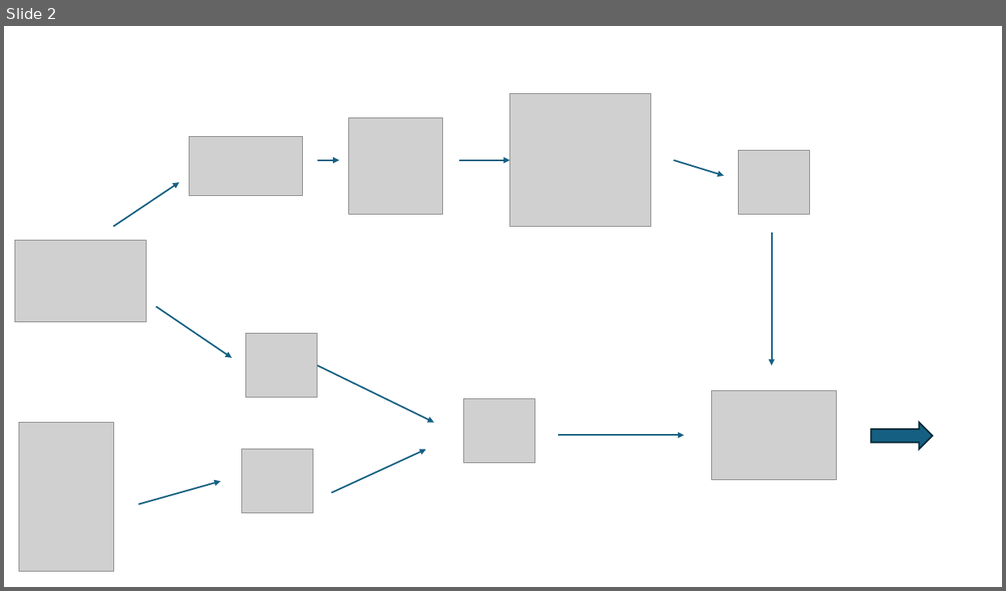
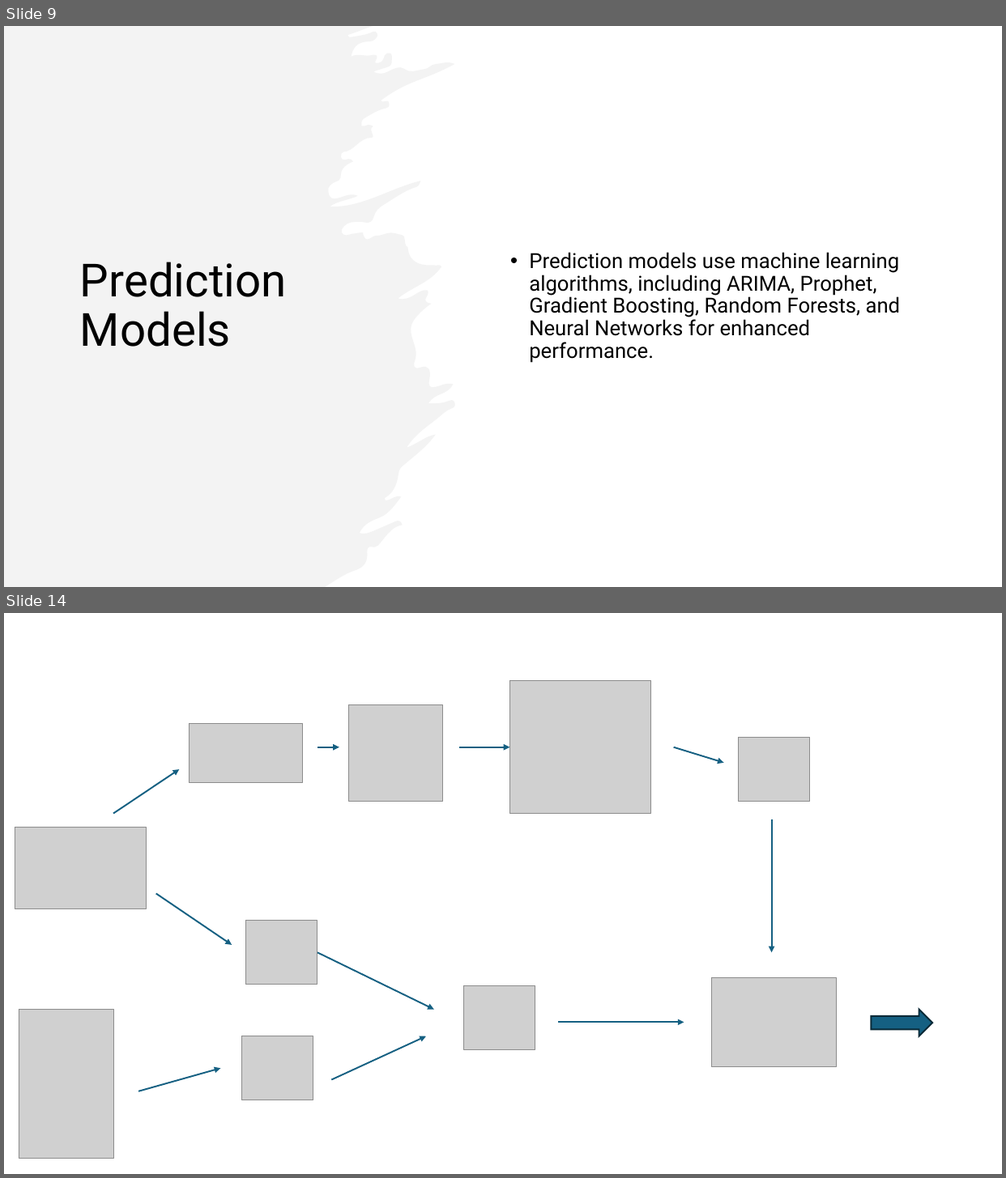
Before and after one commit to monikatyagiisc/grid-optimization-with-weather, a slide deck: DataEnggFinalProjectPPT.pptx. Shown one above the other, each under a label of ours: slide 2 before the commit, slides 9 and 14 after it; the slides between them are not shown. The pictures are 1006x591 and 1006x1178 pixels, drawn with LibreOffice and Linux fonts; fonts in the diff are those of the drawing; grey boxes stand for pictures. Boxes give left, top, right and bottom in pixels: in the first picture for what was removed or moved away, otherwise in the second. Text is boxed around its words. In the diff, an @@ line names an element or a change of style, - is before the commit and + after.

```diff
--- a/DataEnggFinalProjectPPT.pptx
+++ b/DataEnggFinalProjectPPT.pptx
@@ slide 9 added at (4,26,1002,587), background #FFFFFF @@
@@ freeform shape added at (4,26,455,587), fill #E8E8E8 at 50% opacity @@
@@ title added at (80,262,287,347), 44 pt, text #000000 @@
+Prediction Models
@@ text added at (529,252,901,363), 20 pt, text #000000 @@
+• Prediction models use machine learning algorithms, including ARIMA, Prophet, Gradient Boosting, Random Forests, and Neural Networks for enhanced performance.
@@ what was slide 2 is now slide 14 @@
```
Also in this commit, not shown: 5 slides changed, 12 other slides added.
